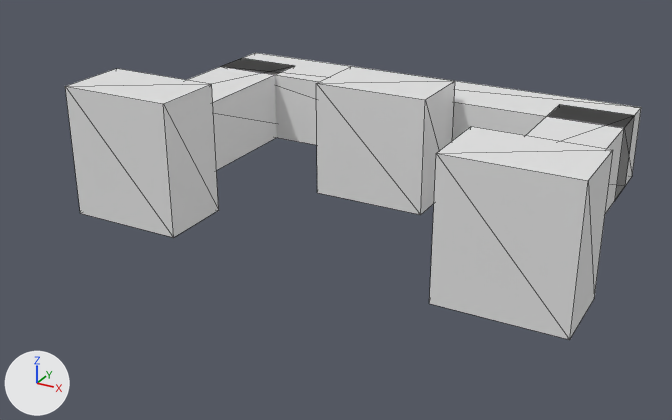
The glTF model assets/models/environment/environment_tutorial_road_blocker.glb: old version first, new version second.
Both versions are drawn from a camera (50 mm lens) standing at (1.66, -2.68, 1.34) and looking at (-0.04, 0.41, -0.21). Lighting does not change. The marker at lower left points along +X, +Y and +Z. The older version comes first. Mesh edges are drawn as thin lines. Where no turn or scale is listed for an object, it has been applied to the vertices.

The scene before the commit, as lines of its bpy script (objects in view):
```python
me_立方体_020 = bpy.data.meshes.new('立方体.020')
me_立方体_020.from_pydata(...)  # a box spanning x -0.25..0.25, y -0.156..0.156, z -0.281..0.281
me_立方体_020.materials.append(mat_stone)  # white #e7e7e7
me_立方体_021 = bpy.data.meshes.new('立方体.021')
me_立方体_021.from_pydata(...)  # a box spanning x -0.25..0.25, y -0.156..0.156, z -0.281..0.281
me_立方体_021.materials.append(mat_stone)  # white #e7e7e7
me_立方体_022 = bpy.data.meshes.new('立方体.022')
me_立方体_022.from_pydata(...)  # a box spanning x -0.156..0.156, y -0.406..0.406, z -0.156..0.156
me_立方体_022.materials.append(mat_wood)  # white #e7e7e7
me_立方体_023 = bpy.data.meshes.new('立方体.023')
me_立方体_023.from_pydata(...)  # a box spanning x -0.156..0.156, y -0.406..0.406, z -0.156..0.156
me_立方体_023.materials.append(mat_wood)  # white #e7e7e7
me_立方体_025 = bpy.data.meshes.new('立方体.025')
me_立方体_025.from_pydata(...)  # a box spanning x -0.25..0.25, y -0.156..0.156, z -0.25..0.25
me_立方体_025.materials.append(mat_road)  # white #e7e7e7
ob_leftfoot = bpy.data.objects.new('LeftFoot', me_立方体_020)
ob_leftfoot.location = (-0.812, 0.156, 0.0)
ob_leftpost = bpy.data.objects.new('LeftPost', me_立方体_022)
ob_leftpost.location = (-0.812, 0.719, 0.0)
ob_rightfoot = bpy.data.objects.new('RightFoot', me_立方体_021)
ob_rightfoot.location = (0.812, 0.156, 0.0)
ob_rightpost = bpy.data.objects.new('RightPost', me_立方体_023)
ob_rightpost.location = (0.812, 0.719, 0.0)
ob_warningstone = bpy.data.objects.new('WarningStone', me_立方体_025)
ob_warningstone.location = (0.0, 0.781, 0.0)
# also in view: 'CrossRail' at (0.0, 1.09, 0.0)
```
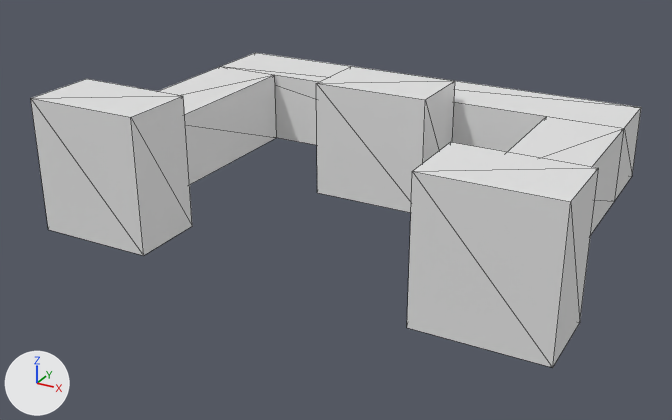
Boxes (x1, y1, x2, y2) around the edits, measured in the pictures (672 x 420 px):
'RightFoot', moved
    before: (429, 127, 613, 340)
    after: (407, 142, 599, 368)
'LeftFoot', moved
    before: (65, 69, 219, 238)
    after: (31, 79, 192, 256)
'LeftPost', moved
    before: (187, 58, 294, 170)
    after: (159, 66, 277, 185)
'RightPost', moved
    before: (526, 104, 635, 214)
    after: (508, 116, 624, 234)

What the commit changed:
Object 'LeftFoot' (ob_leftfoot) moves from (-0.812, 0.156, 0.0) to (-0.812, -0.031, 0.0).
Object 'LeftPost' (ob_leftpost) moves from (-0.812, 0.719, 0.0) to (-0.812, 0.531, 0.0).
Object 'RightFoot' (ob_rightfoot) moves from (0.812, 0.156, 0.0) to (0.812, -0.031, 0.0).
Object 'RightPost' (ob_rightpost) moves from (0.812, 0.719, 0.0) to (0.812, 0.531, 0.0).
